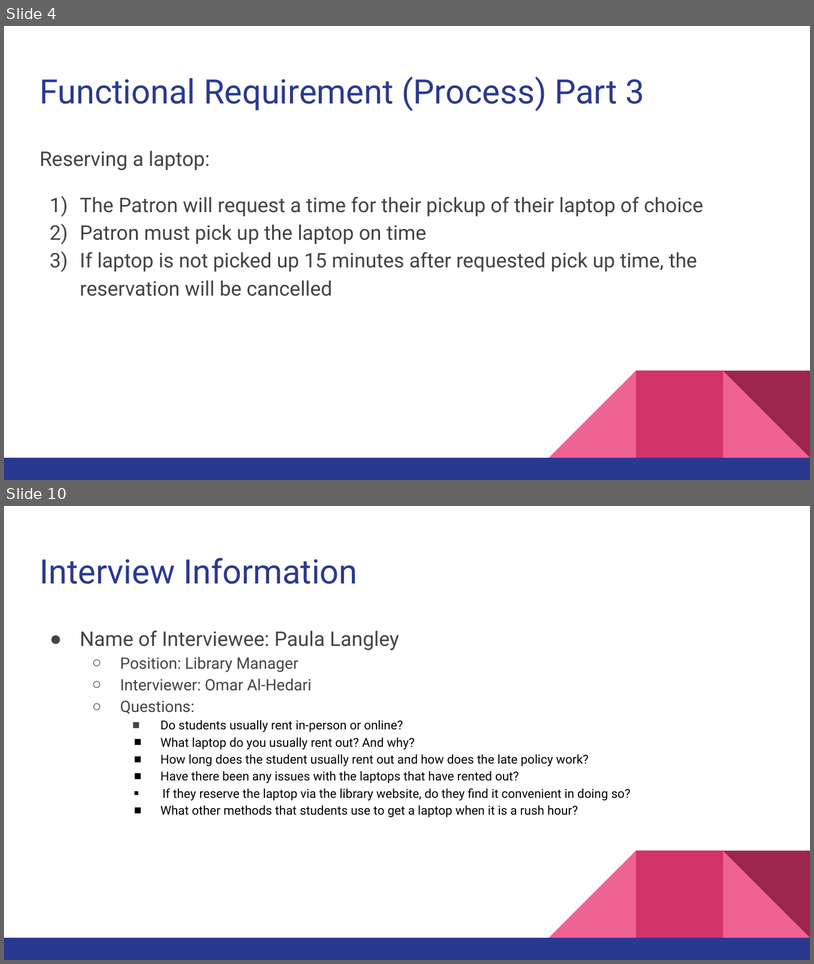
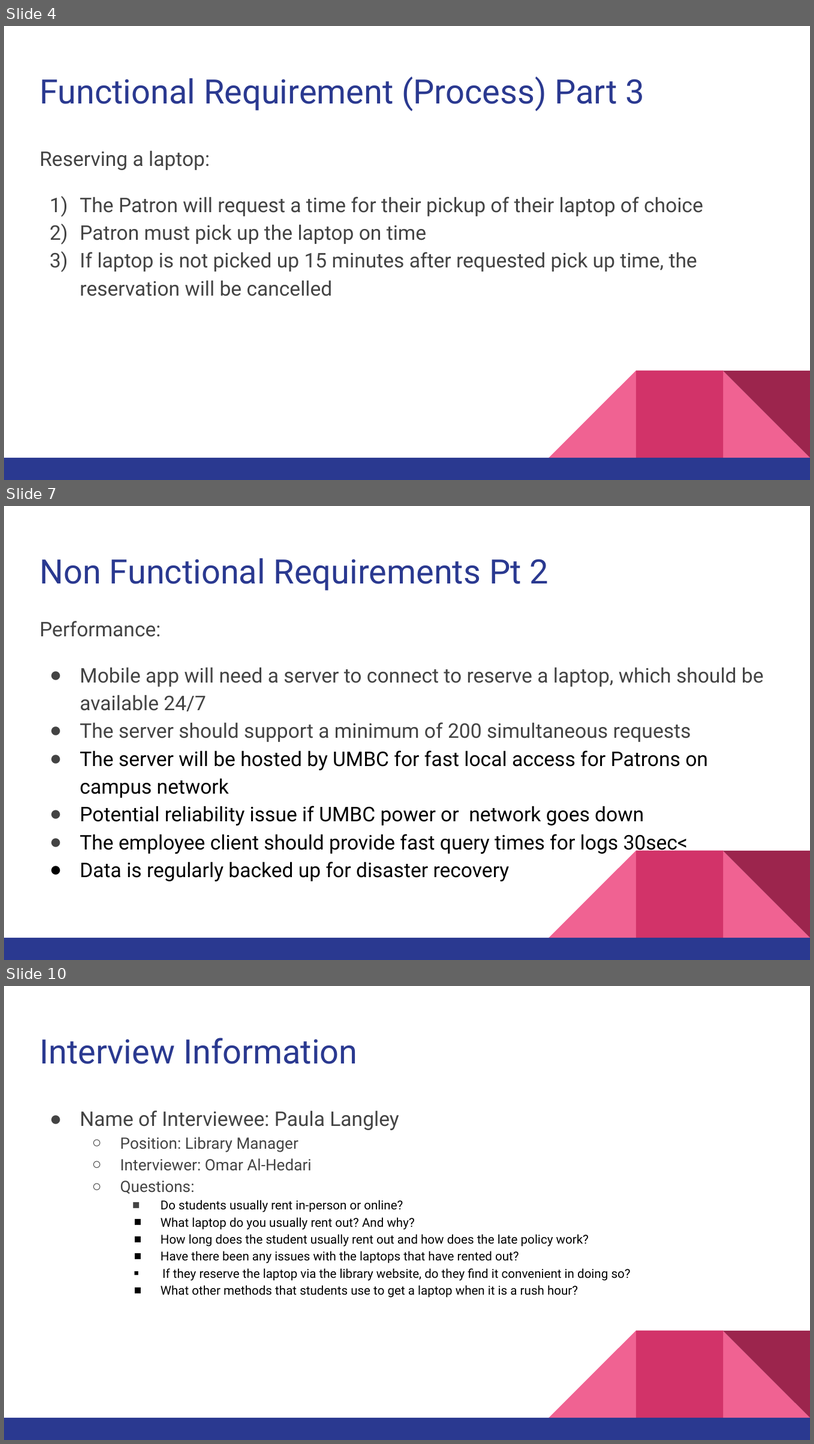
Before and after one commit to N-Roomi/A.O.K.-Laptop-Loan-System-Overhaul, a slide deck: Deliverable 2/A.O.K Laptop System Overhaul Deliverable 2.pptx. Shown one above the other, each under a label of ours: slides 4 and 10 before the commit, slides 4, 7 and 10 after it; the slides between them are not shown. The pictures are 814x964 and 814x1444 pixels, drawn with LibreOffice and Linux fonts; fonts in the diff are those of the drawing. Boxes give left, top, right and bottom in pixels: in the first picture for what was removed or moved away, otherwise in the second. Text is boxed around its words. In the diff, an @@ line names an element or a change of style, - is before the commit and + after.

```diff
--- a/Deliverable 2/A.O.K Laptop System Overhaul Deliverable 2.pptx
+++ b/Deliverable 2/A.O.K Laptop System Overhaul Deliverable 2.pptx
@@ slide 7 added at (x1=4, y1=506, x2=810, y2=960), background #FFFFFF; not listed: 5 template elements that a slide beside it also shows @@
@@ title added at (x1=39, y1=558, x2=549, y2=591), 30 pt, text #2A3990 @@
+Non Functional Requirements Pt 2
@@ text added at (x1=39, y1=621, x2=764, y2=881), 18 pt, text #000000 @@
+Performance:
+● Mobile app will need a server to connect to reserve a laptop, which should be available 24/7
+● The server should support a minimum of 200 simultaneous requests
+● The server will be hosted by UMBC for fast local access for Patrons on campus network
+● Potential reliability issue if UMBC power or network goes down
+● The employee client should provide fast query times for logs 30sec<
+● Data is regularly backed up for disaster recovery
```
Also in this commit, not shown: 9 slides changed, 1 other slide added, 1 slide removed, 1 other file.
